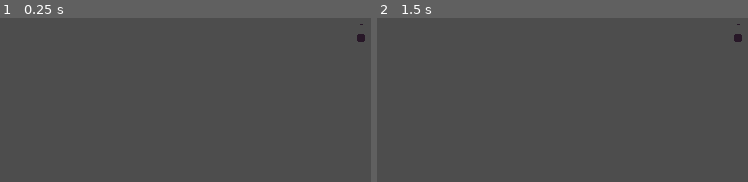
Above: before the commit, frames 1-2 (left to right).
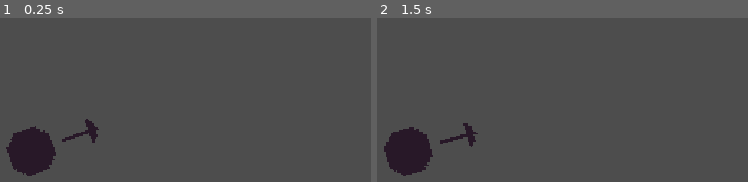
Above: after the commit, the same moments.

Repository: BeeeY/Haven-Bounce-Back
Game: Godot game, scene res://main.tscn
Two runs of this game, one before a commit and one after it. Both use one fixed random seed, a clock stepped at 60 frames per second and the inputs below.
Inputs (mouse positions are in pixels of both pictures, inside the frame that each line leads up to):
- Up to frame 1 (0.25 s): no input
- Up to frame 2 (1.5 s): tap Enter at 0.5 s; move the mouse to (outside the picture) at 0.52 s; hold Right 0.53-1.28 s; click (outside the picture) at 0.6 s; tap Space at 1.25 s; move the mouse to (618, 45) at 1.27 s; hold Down from 1.28 s (still down); click (618, 45) at 1.35 s

The runs differ from the first frame. In frame 1, 3.4% of the frame differs, in the area x 1-99%, y 3-97%; in frame 2, 3.4%.

Commit message:
ball follows mouse

Diff:
--- a/ball.gd
+++ b/ball.gd
@@ -1,48 +1,29 @@
 extends CharacterBody2D
-signal wall_point
+
 @export var speed = 200
-var wall_game = false
+var bounces = 0
+var mouse_position
+var follow_mouse = true
+
 func start():
-
-	position = get_viewport_rect().size / 2
-	set_physics_process(false)
-	await get_tree().create_timer(1).timeout
-	set_physics_process(true)
-	velocity = Vector2.ZERO
-	# Give it a random starting direction
-	var direction_x = 1.0 if randf() > 0.5 else -1.0 # Go left or right
-	var direction_y = randf_range(-0.5, 0.5) # Go slightly up or down
-
-	# Apply the direction and speed. .normalized() keeps the speed consistent.
-	velocity = Vector2(direction_x, direction_y).normalized() * speed
+	pass
 
 # This function is called automatically when the game starts.
 func _ready():
-	set_physics_process(false)
+	pass
 
 func _physics_process(delta):
 
-	# Move the ball and check if we hit anything
+	if follow_mouse == true:
+		mouse_position = get_global_mouse_position()
+		look_at(mouse_position)
+		rotation = clampf(rotation, deg_to_rad(-90), deg_to_rad(90))
+
 	var collision = move_and_collide(velocity * delta)
 
-	# If we hit something...
 	if collision:
-		# "bounce" is a handy function that reflects the velocity perfectly
 		velocity = velocity.bounce(collision.get_normal())
+		bounces -= 1
 
-		# Let's make the game harder as it goes on
-		var thing_we_hit = collision.get_collider()
-		if thing_we_hit.is_in_group("paddles"):
-			var direction_y = randf_range(-1, 1)
-			velocity *= 1.05 # Increase speed by 5%
-
-			if wall_game == true:
-				wall_point.emit()
-
-
-func _on_main_wall() -> void:
-	wall_game = true
-
-
-func _on_main_game_over() -> void:
-	wall_game = false
+	if Input.is_action_just_pressed("click"):
+		follow_mouse = false
--- a/ball.tscn
+++ b/ball.tscn
@@ -4,15 +4,17 @@
 [ext_resource type="Texture2D" uid="uid://cre6ebhwygie8" path="res://assets/ball.png" id="2_41u45"]
 
 [sub_resource type="CircleShape2D" id="CircleShape2D_glgfw"]
-radius = 7.071068
+radius = 33.0
 
 [node name="Ball" type="CharacterBody2D" unique_id=1289465530]
-position = Vector2(521, 345)
 script = ExtResource("1_41u45")
 metadata/_edit_group_ = true
 
 [node name="BallSprite" type="Sprite2D" parent="." unique_id=965886987]
+rotation = 1.5707964
+scale = Vector2(5, 5)
 texture = ExtResource("2_41u45")
+offset = Vector2(0.5, -0.5)
 
 [node name="CollisionShape2D" type="CollisionShape2D" parent="." unique_id=1725485560]
 shape = SubResource("CircleShape2D_glgfw")
--- /dev/null
+++ b/hud.gd
@@ -0,0 +1,22 @@
+extends CanvasLayer
+
+signal start_game
+signal level_finish
+
+# Called when the node enters the scene tree for the first time.
+func _ready() -> void:
+	pass # Replace with function body.
+
+
+# Called every frame. 'delta' is the elapsed time since the previous frame.
+func _process(delta: float) -> void:
+	pass
+
+
+func _on_start_button_pressed() -> void:
+	start_game.emit()
+
+
+func _on_finish_body_entered(body: Node2D) -> void:
+	if body.is_in_group("ball"):
+		level_finish.emit()
--- a/hud.tscn
+++ b/hud.tscn
@@ -1,13 +1,37 @@
 [gd_scene format=3 uid="uid://b2uxq2wy6hfro"]
 
+[ext_resource type="Script" uid="uid://bnap4tn3h612i" path="res://hud.gd" id="1_64ctp"]
+[ext_resource type="Theme" uid="uid://b4oyvqpkp4oem" path="res://new_theme.tres" id="2_8sq4i"]
+
 [node name="hud" type="CanvasLayer" unique_id=535866903]
+script = ExtResource("1_64ctp")
+
+[node name="TitleBackground" type="Sprite2D" parent="." unique_id=1629111350]
 
 [node name="Title" type="Label" parent="." unique_id=725524607]
-offset_right = 40.0
-offset_bottom = 23.0
+offset_left = 208.0
+offset_top = 172.0
+offset_right = 899.0
+offset_bottom = 334.0
+theme = ExtResource("2_8sq4i")
 text = "Bounce Back!"
 
 [node name="StartButton" type="Button" parent="." unique_id=2142961355]
-offset_right = 8.0
-offset_bottom = 8.0
+offset_left = 502.0
+offset_top = 368.0
+offset_right = 604.0
+offset_bottom = 431.0
+theme = ExtResource("2_8sq4i")
 text = "Start"
+
+[node name="Level" type="Label" parent="." unique_id=1827367759]
+offset_left = 392.0
+offset_top = 7.0
+offset_right = 721.0
+offset_bottom = 90.0
+theme = ExtResource("2_8sq4i")
+theme_override_font_sizes/font_size = 75
+text = "Level 1"
+horizontal_alignment = 1
+
+[connection signal="pressed" from="StartButton" to="." method="_on_start_button_pressed"]
--- a/main.tscn
+++ b/main.tscn
@@ -2,12 +2,24 @@
 
 [ext_resource type="PackedScene" uid="uid://b2uxq2wy6hfro" path="res://hud.tscn" id="1_0xm2m"]
 [ext_resource type="PackedScene" uid="uid://dfmld2rd4q5sv" path="res://ball.tscn" id="2_h2yge"]
+
+[sub_resource type="RectangleShape2D" id="RectangleShape2D_glgfw"]
+size = Vector2(20, 646)
 
 [node name="main" type="Node2D" unique_id=432092584]
 
 [node name="hud" parent="." unique_id=535866903 instance=ExtResource("1_0xm2m")]
 visible = false
 
-[node name="Ball" parent="." unique_id=1289465530 instance=ExtResource("2_h2yge")]
+[node name="Ball" parent="." unique_id=1289465530 groups=["ball"] instance=ExtResource("2_h2yge")]
+position = Vector2(45, 509)
 
 [node name="TileMapLayer" type="TileMapLayer" parent="." unique_id=374757119]
+
+[node name="Finish" type="Area2D" parent="." unique_id=286695119]
+
+[node name="CollisionShape2D" type="CollisionShape2D" parent="Finish" unique_id=2144903422]
+position = Vector2(-10, 323)
+shape = SubResource("RectangleShape2D_glgfw")
+
+[connection signal="body_entered" from="Finish" to="hud" method="_on_finish_body_entered"]
--- /dev/null
+++ b/new_theme.tres
@@ -0,0 +1,112 @@
+[gd_resource type="Theme" format=3 uid="uid://b4oyvqpkp4oem"]
+
+[ext_resource type="FontFile" uid="uid://bjhcnixso3xt6" path="res://assets/Jersey10-Regular.ttf" id="1_amlv4"]
+
+[sub_resource type="StyleBoxFlat" id="StyleBoxFlat_i7eh4"]
+content_margin_left = 4.0
+content_margin_top = 4.0
+content_margin_right = 4.0
+content_margin_bottom = 4.0
+bg_color = Color(0.1, 0.1, 0.1, 0.3)
+corner_radius_top_left = 3
+corner_radius_top_right = 3
+corner_radius_bottom_right = 3
+corner_radius_bottom_left = 3
+corner_detail = 5
+
+[sub_resource type="StyleBoxFlat" id="StyleBoxFlat_78ylj"]
+content_margin_left = 4.0
+content_margin_top = 4.0
+content_margin_right = 4.0
+content_margin_bottom = 4.0
+bg_color = Color(1, 1, 1, 0.75)
+draw_center = false
+border_width_left = 2
+border_width_top = 2
+border_width_right = 2
+border_width_bottom = 2
+corner_radius_top_left = 3
+corner_radius_top_right = 3
+corner_radius_bottom_right = 3
+corner_radius_bottom_left = 3
+corner_detail = 5
+expand_margin_left = 2.0
+expand_margin_top = 2.0
+expand_margin_right = 2.0
+expand_margin_bottom = 2.0
+
+[sub_resource type="StyleBoxFlat" id="StyleBoxFlat_aggjg"]
+content_margin_left = 4.0
+content_margin_top = 4.0
+content_margin_right = 4.0
+content_margin_bottom = 4.0
+bg_color = Color(0.225, 0.225, 0.225, 0.6)
+corner_radius_top_left = 3
+corner_radius_top_right = 3
+corner_radius_bottom_right = 3
+corner_radius_bottom_left = 3
+corner_detail = 5
+
+[sub_resource type="StyleBoxFlat" id="StyleBoxFlat_i66g5"]
+content_margin_left = 4.0
+content_margin_top = 4.0
+content_margin_right = 4.0
+content_margin_bottom = 4.0
+bg_color = Color(0.1, 0.1, 0.1, 0.6)
+corner_radius_top_left = 3
+corner_radius_top_right = 3
+corner_radius_bottom_right = 3
+corner_radius_bottom_left = 3
+corner_detail = 5
+
+[sub_resource type="StyleBoxFlat" id="StyleBoxFlat_nft0o"]
+content_margin_left = 4.0
+content_margin_top = 4.0
+content_margin_right = 4.0
+content_margin_bottom = 4.0
+bg_color = Color(0, 0, 0, 0.6)
+corner_radius_top_left = 3
+corner_radius_top_right = 3
+corner_radius_bottom_right = 3
+corner_radius_bottom_left = 3
+corner_detail = 5
+
+[sub_resource type="StyleBoxEmpty" id="StyleBoxEmpty_nkfox"]
+
+[resource]
+Button/colors/font_color = Color(0.875, 0.875, 0.875, 1)
+Button/colors/font_disabled_color = Color(0.875, 0.875, 0.875, 0.5)
+Button/colors/font_focus_color = Color(0.95, 0.95, 0.95, 1)
+Button/colors/font_hover_color = Color(0.95, 0.95, 0.95, 1)
+Button/colors/font_hover_pressed_color = Color(1, 1, 1, 1)
+Button/colors/font_outline_color = Color(0, 0, 0, 1)
+Button/colors/font_pressed_color = Color(1, 1, 1, 1)
+Button/colors/icon_disabled_color = Color(1, 1, 1, 0.4)
+Button/colors/icon_focus_color = Color(1, 1, 1, 1)
+Button/colors/icon_hover_color = Color(1, 1, 1, 1)
+Button/colors/icon_hover_pressed_color = Color(1, 1, 1, 1)
+Button/colors/icon_normal_color = Color(1, 1, 1, 1)
+Button/colors/icon_pressed_color = Color(1, 1, 1, 1)
+Button/constants/align_to_largest_stylebox = 0
+Button/constants/h_separation = 4
+Button/constants/icon_max_width = 0
+Button/constants/outline_size = 0
+Button/font_sizes/font_size = 50
+Button/fonts/font = ExtResource("1_amlv4")
+Button/styles/disabled = SubResource("StyleBoxFlat_i7eh4")
+Button/styles/focus = SubResource("StyleBoxFlat_78ylj")
+Button/styles/hover = SubResource("StyleBoxFlat_aggjg")
+Button/styles/normal = SubResource("StyleBoxFlat_i66g5")
+Button/styles/pressed = SubResource("StyleBoxFlat_nft0o")
+Label/colors/font_color = Color(1, 1, 1, 1)
+Label/colors/font_outline_color = Color(0, 0, 0, 1)
+Label/colors/font_shadow_color = Color(0, 0, 0, 0)
+Label/constants/line_spacing = 3
+Label/constants/outline_size = 0
+Label/constants/shadow_offset_x = 1
+Label/constants/shadow_offset_y = 1
+Label/constants/shadow_outline_size = 1
+Label/font_sizes/font_size = 150
+Label/fonts/font = ExtResource("1_amlv4")
+Label/styles/focus = SubResource("StyleBoxFlat_78ylj")
+Label/styles/normal = SubResource("StyleBoxEmpty_nkfox")
Not shown, added: hud.gd.uid
